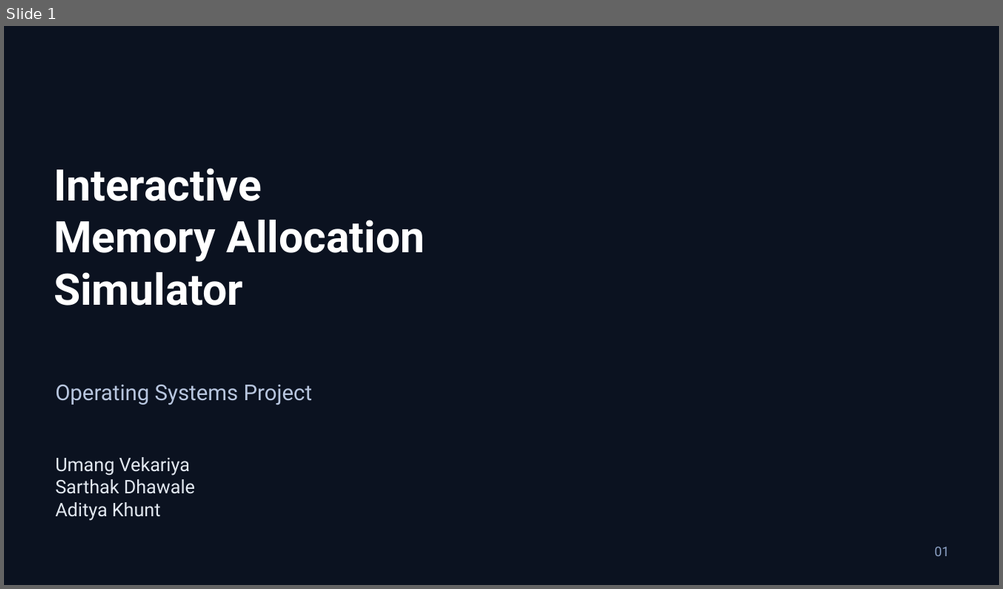
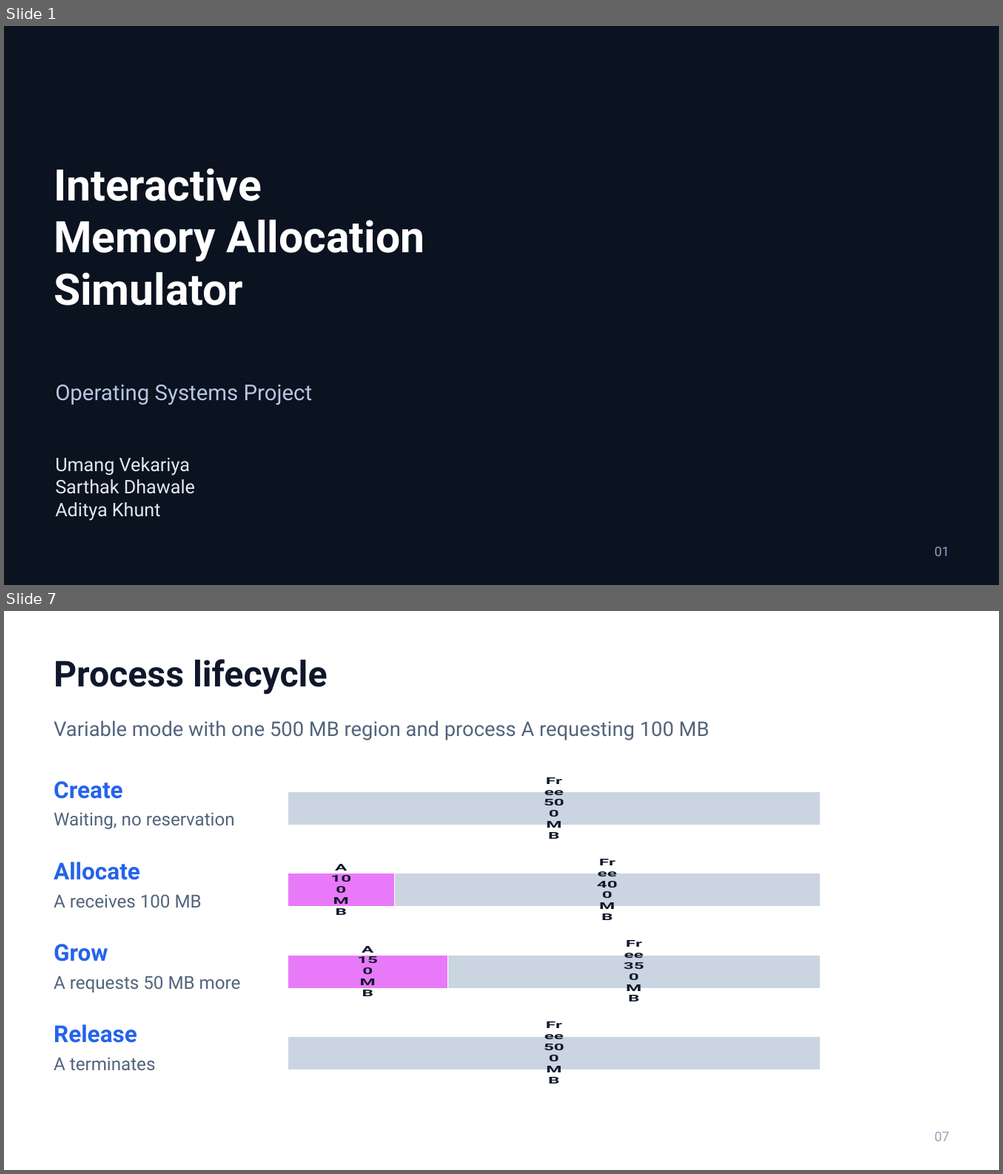
Before and after one commit to Umang-Vekariya/interactive-memory-allocation-simulator, a slide deck: docs/presentation/Interactive-Memory-Allocation-Simulator.pptx. Shown one above the other, each under a label of ours: slide 1 before the commit, slides 1 and 7 after it; the slides between them are not shown. The pictures are 1003x589 and 1003x1174 pixels, drawn with LibreOffice and Linux fonts; fonts in the diff are those of the drawing; background and template pictures are left out. Boxes give left, top, right and bottom in pixels: in the first picture for what was removed or moved away, otherwise in the second. Text is boxed around its words. In the diff, an @@ line names an element or a change of style, - is before the commit and + after.

```diff
--- a/docs/presentation/Interactive-Memory-Allocation-Simulator.pptx
+++ b/docs/presentation/Interactive-Memory-Allocation-Simulator.pptx
@@ slide 7 added at box(4, 611, 999, 1170), background #FFFFFF @@
@@ text added at box(54, 659, 327, 695), 34.5 pt, text #0F172A, bold @@
+Process lifecycle
@@ text added at box(54, 721, 709, 741), 19.5 pt, text #52647C @@
+Variable mode with one 500 MB region and process A requesting 100 MB
@@ text added at box(54, 781, 123, 799), 22.5 pt, text #2563EB, bold @@
+Create
@@ bar stacked chart added at box(274, 776, 939, 843) @@
+categories: 1
+Free: 500
@@ text added at box(54, 812, 235, 829), 17.2 pt, text #52647C @@
+Waiting, no reservation
@@ text added at box(54, 862, 140, 880), 22.5 pt, text #2563EB, bold @@
+Allocate
@@ bar stacked chart added at box(274, 857, 939, 923) @@
+categories: 1
+A: 100
+Free: 400
@@ text added at box(54, 894, 202, 908), 17.2 pt, text #52647C @@
+A receives 100 MB
@@ bar stacked chart added at box(274, 940, 939, 1005) @@
+categories: 1
+A: 150
+Free: 350
@@ text added at box(54, 944, 108, 962), 22.5 pt, text #2563EB, bold @@
+Grow
@@ text added at box(54, 976, 241, 993), 17.2 pt, text #52647C @@
+A requests 50 MB more
@@ text added at box(54, 1025, 137, 1043), 22.5 pt, text #2563EB, bold @@
+Release
@@ bar stacked chart added at box(274, 1021, 939, 1087) @@
+categories: 1
+Free: 500
@@ text added at box(54, 1057, 156, 1071), 17.2 pt, text #52647C @@
+A terminates
@@ text added at box(934, 1132, 949, 1142), 12.8 pt, text #94A3B8 @@
+07
```
Also in this commit, not shown: 5 slides changed, 7 other slides added, 12 slides removed, 1 other file.
